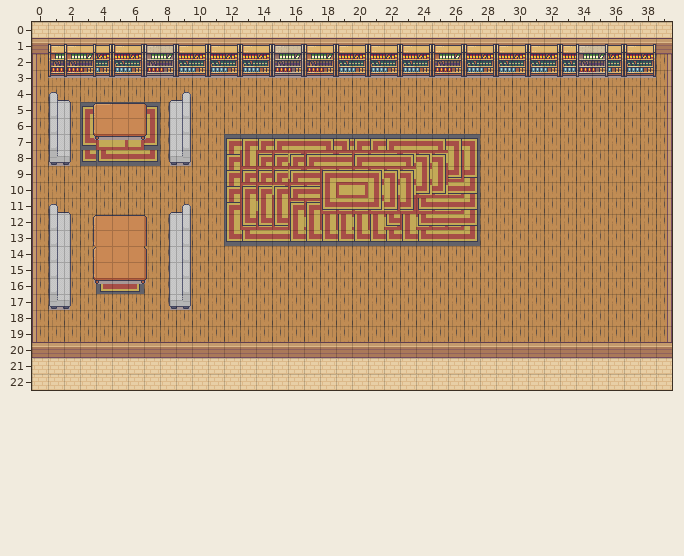
A Tiled map gets an edit: assets/tiles/house.tmx. Above is the file before it was changed.
Cells are 16x16 px. Shown: x 0..39, y 0..22.
The result:
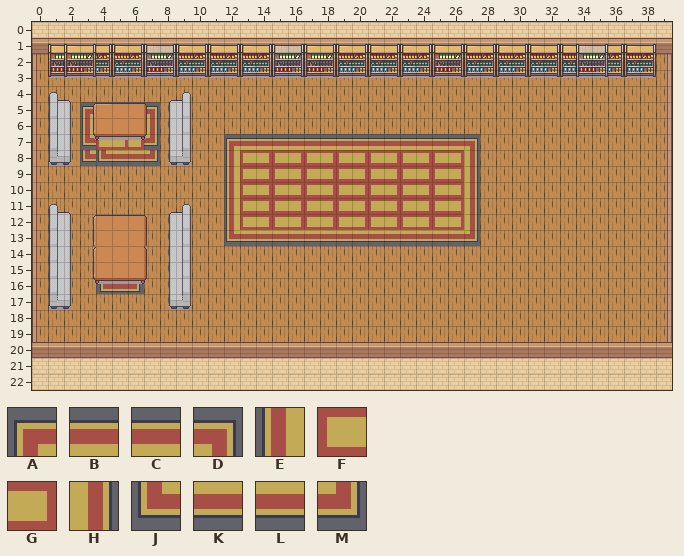
Key: from "indoors_main": A 247, B 248, C 249, D 250, E 263, F 264, G 265, H 266, J 279, K 280, L 281, M 282.
_ is an empty cell.
Change:
{"where": "layer \"Tile Layer 2\""}
{"y":7,"x":13,"old":"AAA","new":"BBB"}
{"y":7,"x":18,"old":"DDAAA","new":"BBBBB"}
{"y":7,"x":25,"old":"DD","new":"BC"}
{"y":8,"x":12,"old":"AEAAAABCABCDDDH","new":"EFGFGFGFGFGFGFG"}
{"y":9,"x":12,"old":"AAAAABABCDDDHHMM","new":"EFGFGFGFGFGFGFGH"}
{"y":10,"x":12,"old":"AAAAABE","new":"EFGFGFG"}
{"y":10,"x":21,"old":"HHHMMLM","new":"FGFGFGH"}
{"y":11,"x":12,"old":"AEEEAAJKLMMMJKLM","new":"EFGFGFGFGFGFGFGH"}
{"y":12,"x":13,"old":"JJJEEEEEEJEJKLM","new":"FGFGFGFGFGFGFGH"}
{"y":13,"x":13,"old":"J","new":"K"}
{"y":13,"x":16,"old":"JJJJJJJJJ","new":"KKKKKKKKK"}
{"label":"changed","picture_box":[227,139,477,241]}
